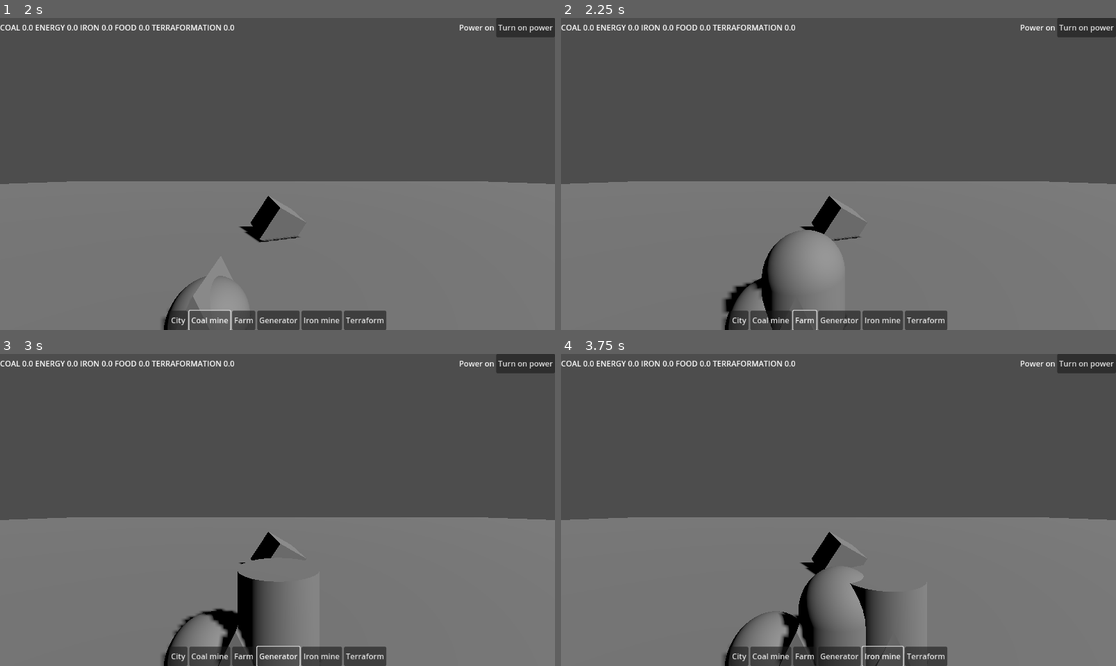
Above: before the commit, frames 1-4 (two rows, left to right).
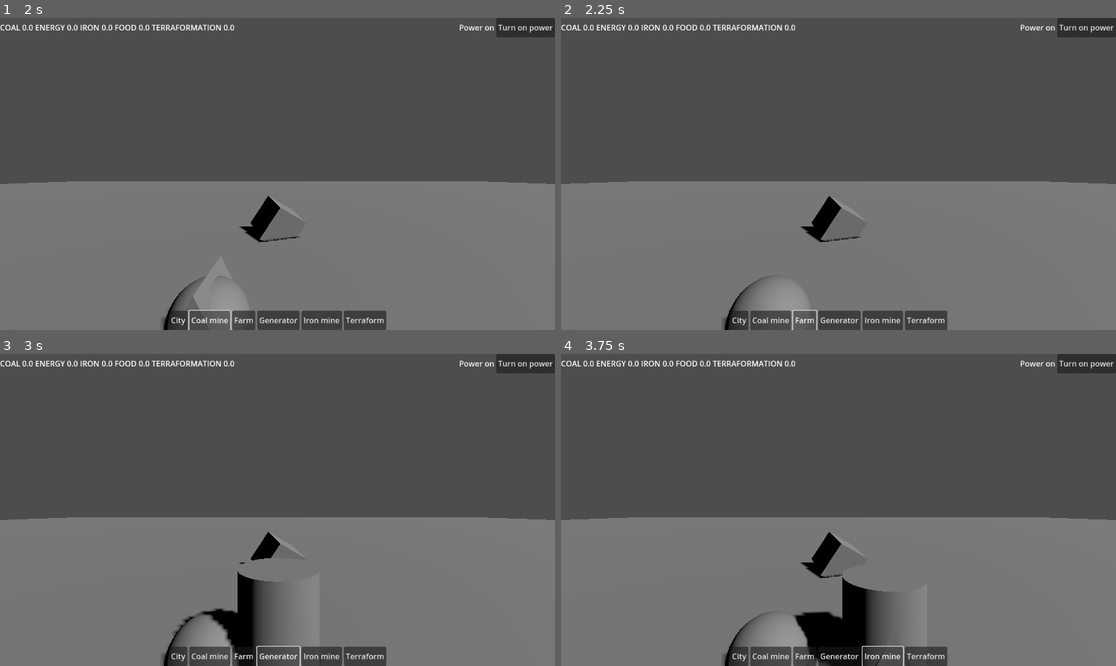
Above: after the commit, the same moments.

Repository: Kaszana102/GGJ2025
Game: Godot game, scene res://Sandbox/Lenetis/structure_placer_test.tscn
The game is run twice, just before and just after one commit, with the same random seed, the same clock (stepped at 60 frames per second) and the same inputs. The project has no main scene, so this scene is started directly.
Inputs:
- Up to frame 1 (2 s): click "City" at 0.5 s; click "Coal mine" at 1.25 s
- Up to frame 2 (2.25 s): click "Farm" at 2 s
- Up to frame 3 (3 s): click "Generator" at 2.75 s
- Up to frame 4 (3.75 s): click "Iron mine" at 3.5 s

Frame 1 is identical in both runs. In frame 2, 2.1% of the frame differs, in the area x 29-51%, y 67-100%; in frame 3, 0.4%; in frame 4, 2.6%, in the area x 39-55%, y 69-100%.

Commit message:
Resource requirements for building structures

Diff:
--- a/ggj2025/Code/UI/build_structure_button.gd
+++ b/ggj2025/Code/UI/build_structure_button.gd
@@ -11,4 +11,7 @@
 	pressed.connect(_on_pressed)
 
 func _on_pressed() -> void:
-	colony_ui.structure_placer.set_structure_ghost(_structure_ghost)
+	if colony_ui.structure_placer.has_structure_ghost():
+		colony_ui.structure_placer.clear_structure_ghost()
+	else:
+		colony_ui.structure_placer.set_structure_ghost(_structure_ghost)
--- a/ggj2025/Code/game_manager.gd
+++ b/ggj2025/Code/game_manager.gd
@@ -78,6 +78,11 @@
 	resources[type] = 0
 	return return_amount
 
+func has_resource(type: Resources.type, amount: float) -> bool:
+	if resources[type] >= amount:
+		return true
+	return false
+
 func add_resource(type: Resources.type, amount: float) -> void:
 	resources[type] = resources.get(type) + amount
 
--- a/ggj2025/Code/structures/structure_ghost.gd
+++ b/ggj2025/Code/structures/structure_ghost.gd
@@ -7,11 +7,19 @@
 
 ## The structure that will be placed
 @export var structure: PackedScene
+
 @export var min_radius : float = 1
 @export var max_radius : float = 5
 
+@export var place_cost : Array[ResourceRequirement] = []
+
 func can_place() -> bool:
 	var can := GameManager.can_place_structure(position, min_radius,max_radius)
+	for resource_cost in place_cost:
+		if not GameManager.has_resource(resource_cost.type, resource_cost.amount):
+			can = false
+			break
+
 	if can:
 		pass
 	else:
@@ -21,6 +29,9 @@
 func place() -> bool:
 	if not can_place():
 		return false
+
+	for resource_cost in place_cost:
+		GameManager.get_resource(resource_cost.type, resource_cost.amount)
 
 	var placed_structure = structure.instantiate()
 	placed_structure.transform = global_transform
